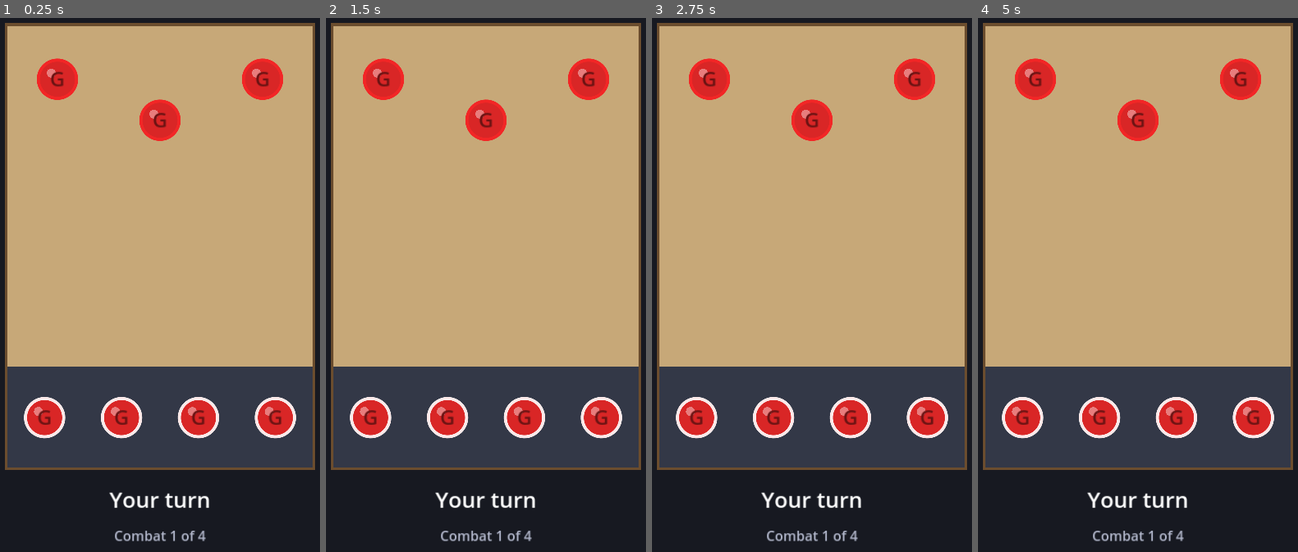
Above: before the commit, frames 1-4 (left to right).
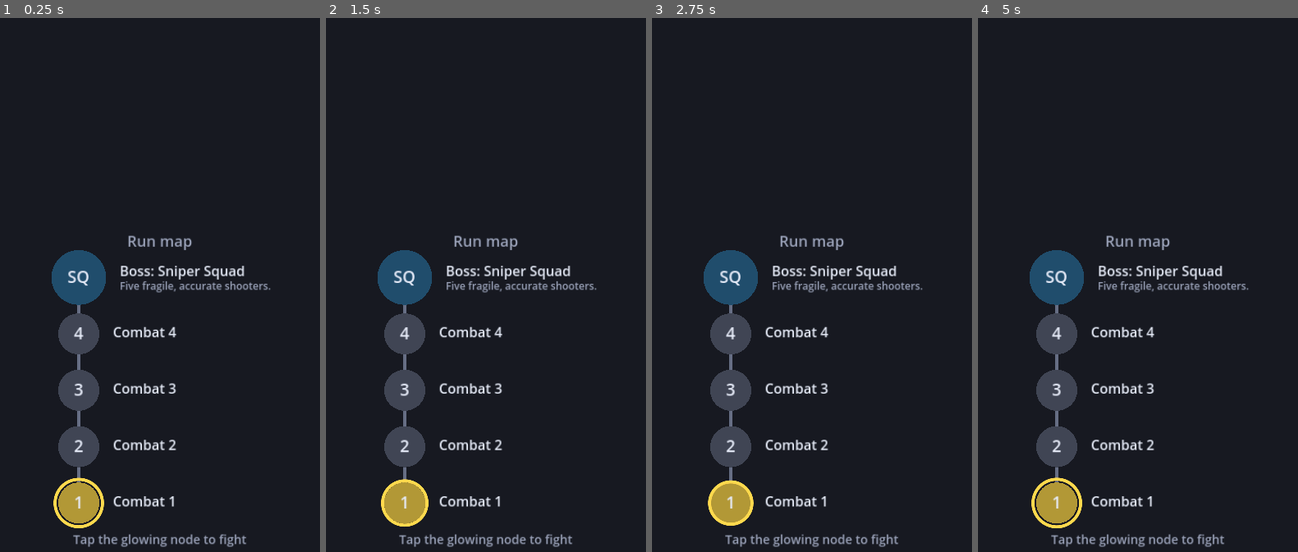
Above: after the commit, the same moments.

Repository: codercroft/Flick-Figures
Game: Godot game, scene res://scenes/map.tscn
Two runs of this game, one before a commit and one after it. Both use one fixed random seed, a clock stepped at 60 frames per second and the inputs below. Before the commit the project starts from res://scenes/main.tscn.
Inputs (mouse positions are in pixels of both pictures, inside the frame that each line leads up to):
- Up to frame 1 (0.25 s): no input
- Up to frame 2 (1.5 s): tap Enter at 0.5 s; move the mouse to (566, 194) at 0.52 s; click (566, 194) at 0.67 s; drag from (412, 263) to (466, 359) at 1.27 s
- Up to frame 3 (2.75 s): tap Space at 2 s; move the mouse to (850, 87) at 2.02 s; click (850, 87) at 2.17 s
- Up to frame 4 (5 s): drag from (1118, 359) to (1026, 130) at 2.77 s; tap Enter at 3.5 s; move the mouse to (1250, 327) at 3.52 s; click (1250, 327) at 3.67 s; drag from (1026, 130) to (1083, 66) at 4.27 s

The runs differ from the first frame. In frame 1, 82% of the frame differs, in the area x 1-99%, y 0-100%; in frame 2, 82%; in frame 3, 82%; in frame 4, 82%.

Commit message:
Add Big Bad and Sniper Squad bosses, run map, flick in any direction, AI recoil prediction
Co-Authored-By: Claude Sonnet 5.5 <noreply@anthropic.com>
Claude-Session: https://claude.ai/code/session_01CJYKLDzyQUZGsZgothDQCe

Diff:
--- a/project.godot
+++ b/project.godot
@@ -7,7 +7,7 @@
 [application]
 
 config/name="Flick Figures"
-run/main_scene="res://scenes/main.tscn"
+run/main_scene="res://scenes/map.tscn"
 config/features=PackedStringArray("4.3", "Mobile")
 
 [autoload]
--- a/resources/figure_registry.tres
+++ b/resources/figure_registry.tres
@@ -13,10 +13,12 @@
 [ext_resource type="Resource" path="res://resources/figures/mr_potential.tres" id="11"]
 [ext_resource type="Resource" path="res://resources/figures/sneaky_bomber.tres" id="12"]
 [ext_resource type="Resource" path="res://resources/figures/magnet.tres" id="13"]
-[ext_resource type="Resource" path="res://resources/figures/boss_brute.tres" id="14"]
+[ext_resource type="Script" path="res://scripts/boss_data.gd" id="14"]
+[ext_resource type="Resource" path="res://resources/figures/boss_big_bad.tres" id="15"]
+[ext_resource type="Resource" path="res://resources/figures/boss_sniper_squad.tres" id="16"]
 
 [resource]
 script = ExtResource("1")
 grunts = Array[ExtResource("2")]([ExtResource("3")])
 draftable = Array[ExtResource("2")]([ExtResource("7"), ExtResource("8"), ExtResource("9"), ExtResource("10"), ExtResource("4"), ExtResource("11"), ExtResource("12"), ExtResource("13"), ExtResource("5"), ExtResource("6")])
-bosses = Array[ExtResource("2")]([ExtResource("14")])
+bosses = Array[ExtResource("14")]([ExtResource("15"), ExtResource("16")])
--- /dev/null
+++ b/resources/figures/big_bad.tres
@@ -0,0 +1,20 @@
+[gd_resource type="Resource" script_class="FigureData" load_steps=2 format=3]
+
+[ext_resource type="Script" path="res://scripts/figure_data.gd" id="1"]
+
+[resource]
+script = ExtResource("1")
+display_name = "Big Bad"
+description = "Never flicks, just creeps toward your deck."
+label = "BB"
+icon = 2
+color = Color(0.4, 0.05, 0.12, 1)
+radius = 130.0
+mass = 10.0
+bounce = 0.7
+damping_multiplier = 1.5
+flick_power_multiplier = 1.0
+knockback_taken_multiplier = 1.0
+accuracy = 0.8
+can_flick = false
+creep_distance = 60.0
--- /dev/null
+++ b/resources/figures/boss_big_bad.tres
@@ -0,0 +1,13 @@
+[gd_resource type="Resource" script_class="BossData" load_steps=4 format=3]
+
+[ext_resource type="Script" path="res://scripts/boss_data.gd" id="1"]
+[ext_resource type="Script" path="res://scripts/figure_data.gd" id="2"]
+[ext_resource type="Resource" path="res://resources/figures/big_bad.tres" id="3"]
+
+[resource]
+script = ExtResource("1")
+display_name = "Big Bad"
+description = "Huge and heavy. Creeps toward your deck every turn."
+map_label = "BB"
+map_color = Color(0.55, 0.1, 0.18, 1)
+enemies = Array[ExtResource("2")]([ExtResource("3")])
--- a/resources/figures/boss_brute.tres
+++ /dev/null
@@ -1,18 +0,0 @@
-[gd_resource type="Resource" script_class="FigureData" load_steps=2 format=3]
-
-[ext_resource type="Script" path="res://scripts/figure_data.gd" id="1"]
-
-[resource]
-script = ExtResource("1")
-display_name = "Brute"
-description = "Huge and hard to move."
-label = "BOSS"
-icon = 2
-color = Color(0.45, 0.05, 0.1, 1)
-radius = 110.0
-mass = 8.0
-bounce = 0.7
-damping_multiplier = 1.0
-flick_power_multiplier = 3.0
-knockback_taken_multiplier = 0.4
-accuracy = 0.9
--- /dev/null
+++ b/resources/figures/boss_sniper_squad.tres
@@ -0,0 +1,13 @@
+[gd_resource type="Resource" script_class="BossData" load_steps=4 format=3]
+
+[ext_resource type="Script" path="res://scripts/boss_data.gd" id="1"]
+[ext_resource type="Script" path="res://scripts/figure_data.gd" id="2"]
+[ext_resource type="Resource" path="res://resources/figures/sniper.tres" id="3"]
+
+[resource]
+script = ExtResource("1")
+display_name = "Sniper Squad"
+description = "Five fragile, accurate shooters."
+map_label = "SQ"
+map_color = Color(0.25, 0.6, 0.85, 1)
+enemies = Array[ExtResource("2")]([ExtResource("3"), ExtResource("3"), ExtResource("3"), ExtResource("3"), ExtResource("3")])
--- /dev/null
+++ b/resources/figures/sniper.tres
@@ -0,0 +1,18 @@
+[gd_resource type="Resource" script_class="FigureData" load_steps=2 format=3]
+
+[ext_resource type="Script" path="res://scripts/figure_data.gd" id="1"]
+
+[resource]
+script = ExtResource("1")
+display_name = "Sniper"
+description = "Small, light and deadly accurate."
+label = "SN"
+icon = 1
+color = Color(0.75, 0.88, 1, 1)
+radius = 40.0
+mass = 0.4
+bounce = 0.7
+damping_multiplier = 1.0
+flick_power_multiplier = 1.2
+knockback_taken_multiplier = 1.0
+accuracy = 0.98
--- a/resources/run_config.tres
+++ b/resources/run_config.tres
@@ -11,5 +11,4 @@
 deck_size = 4
 grunts_per_combat = Array[int]([3, 2, 1, 0])
 enemies_per_combat = 3
-boss_grunts = 2
 reward_choices = 3
--- /dev/null
+++ b/scenes/map.tscn
@@ -0,0 +1,12 @@
+[gd_scene load_steps=2 format=3]
+
+[ext_resource type="Script" path="res://scripts/map.gd" id="1"]
+
+[node name="Map" type="Control"]
+layout_mode = 3
+anchors_preset = 15
+anchor_right = 1.0
+anchor_bottom = 1.0
+grow_horizontal = 2
+grow_vertical = 2
+script = ExtResource("1")
--- a/scripts/board.gd
+++ b/scripts/board.gd
@@ -14,6 +14,13 @@
 @export var board_color := Color(0.78, 0.66, 0.47)
 @export var border_color := Color(0.42, 0.3, 0.18)
 @export var deck_color := Color(0.2, 0.22, 0.28)
+## Faint line shown when a boss creeps toward your deck: where it has to get to.
+@export var deck_line_color := Color(1.0, 0.3, 0.3, 0.6)
+
+var show_deck_line := false:
+	set(value):
+		show_deck_line = value
+		queue_redraw()
 
 
 func get_table_rect() -> Rect2:
@@ -24,3 +31,6 @@
 	draw_rect(board_rect, board_color)
 	draw_rect(deck_rect, deck_color)
 	draw_rect(get_table_rect(), border_color, false, 8.0)
+	if show_deck_line:
+		var y := deck_rect.position.y
+		draw_dashed_line(Vector2(board_rect.position.x, y), Vector2(board_rect.end.x, y), deck_line_color, 10.0, 28.0)
--- /dev/null
+++ b/scripts/boss_data.gd
@@ -0,0 +1,12 @@
+class_name BossData
+extends Resource
+## One boss fight. Its enemy figures carry the stats you tune (mass, accuracy, flick power,
+## creep distance), so edit those in resources/figures/ (e.g. big_bad.tres, sniper.tres).
+
+@export var display_name := "Boss"
+@export_multiline var description := ""
+## Placeholder text and color for this boss's node on the run map.
+@export var map_label := "B"
+@export var map_color := Color(0.8, 0.2, 0.2)
+## The enemy figures for the boss fight, left to right.
+@export var enemies: Array[FigureData] = []
--- a/scripts/enemy_ai.gd
+++ b/scripts/enemy_ai.gd
@@ -7,9 +7,12 @@
 @export_group("Candidate shots")
 ## Angles (degrees) tried either side of the straight line to each player figure.
 @export var angle_offsets_degrees: Array[float] = [-10.0, -5.0, 0.0, 5.0, 10.0]
-## Flick powers tried, as a fraction of the enemy's maximum flick speed. Higher = enemies hit
-## harder and knock more of your figures off (at full power they can wipe out your deck).
+## Flick powers tried, as a fraction of the enemy's top speed. Higher = enemies hit harder and
+## knock more of your figures off (at full power they can wipe out your deck).
 @export var power_levels: Array[float] = [0.3, 0.45, 0.6]
+## The speed (px/s) that a power level of 1.0 means for a figure with flick power 1. A figure with
+## flick power 2 (like the snipers' 1.6) gets that multiple, up to what it physically can flick.
+@export var reference_speed := 2400.0
 
 @export_group("Scoring")
 ## Score for a first hit on a player figure.
@@ -28,8 +31,6 @@
 @export var ally_align_degrees := 8.0
 ## Penalty if the shooter would probably slide off the table.
 @export var shooter_off_penalty := 120.0
-## Fraction of its speed the shooter is guessed to keep after a hit (to predict where it ends up).
-@export var shooter_carry := 0.4
 ## Attacks scoring below this are skipped in favor of repositioning.
 @export var min_attack_score := 40.0
 
@@ -64,6 +65,7 @@
 	var shape := CircleShape2D.new()
 	shape.radius = enemy.radius
 	var max_speed := max_force * enemy.data.flick_power_multiplier / enemy.mass
+	var top_speed := minf(max_speed, reference_speed * enemy.data.flick_power_multiplier)
 
 	var best := {}
 	for target in players:
@@ -73,7 +75,7 @@
 		for offset in angle_offsets_degrees:
 			var direction := to_target.normalized().rotated(deg_to_rad(offset))
 			for level in power_levels:
-				var shot := _score_attack(enemy, shape, direction, level * max_speed, max_speed, players, table)
+				var shot := _score_attack(enemy, shape, direction, level * top_speed, top_speed, players, table)
 				if not shot.is_empty() and (best.is_empty() or shot.score > best.score):
 					best = shot
 
@@ -125,9 +127,13 @@
 		else:
 			score = -ally_hit_penalty
 
-	# Would the shooter itself slide off? (Guess where it ends up after the hit.)
-	var end_distance := hit_distance + hit_speed * shooter_carry / enemy.linear_damp
-	if end_distance >= _distance_to_edge(enemy.global_position, direction, table):
+	# Would the shooter itself slide off? Guess an elastic hit: it keeps (m1 - m2) / (m1 + m2) of
+	# its speed, so a light shooter hitting a heavy target bounces back (negative).
+	var carry := (enemy.mass - other.mass) / (enemy.mass + other.mass)
+	var contact := enemy.global_position + direction * hit_distance
+	var slide := absf(hit_speed * carry) / enemy.linear_damp
+	var slide_direction := direction if carry >= 0.0 else -direction
+	if slide >= _distance_to_edge(contact, slide_direction, table):
 		score -= shooter_off_penalty
 
 	return {"kind": kind, "score": score, "direction": direction, "speed": speed, "distance": hit_distance}
--- a/scripts/figure_data.gd
+++ b/scripts/figure_data.gd
@@ -22,5 +22,10 @@
 @export var knockback_taken_multiplier := 1.0
 ## Enemy aim quality: 1 = perfect, 0 = the widest aim error (set on the EnemyAI node).
 @export_range(0.0, 1.0) var accuracy := 0.8
+## Enemy AI: false means this figure never flicks.
+@export var can_flick := true
+## After every enemy turn this figure slides this far (px) toward the player's deck. 0 = it never does.
+## If it reaches the deck line, the player loses.
+@export var creep_distance := 0.0
 ## Optional special behavior. Pick a FigureAbility subclass (e.g. BomboAbility) in the Inspector.
 @export var ability: FigureAbility
--- a/scripts/figure_registry.gd
+++ b/scripts/figure_registry.gd
@@ -9,14 +9,14 @@
 
 
 ## Boss figures, one of which a run picks to end on.
-@export var bosses: Array[FigureData] = []
+@export var bosses: Array[BossData] = []
 
 
 func random_grunt() -> FigureData:
 	return grunts.pick_random() if not grunts.is_empty() else null
 
 
-func random_boss() -> FigureData:
+func random_boss() -> BossData:
 	return bosses.pick_random() if not bosses.is_empty() else null
 
 
--- a/scripts/main.gd
+++ b/scripts/main.gd
@@ -4,6 +4,7 @@
 enum State { PLAYER_TURN, AIMING, SETTLING, ENEMY_TURN, GAME_OVER }
 
 const REWARD_SCENE := "res://scenes/reward.tscn"
+const MAP_SCENE := "res://scenes/map.tscn"
 
 @export var figure_scene: PackedScene
 
@@ -59,6 +60,7 @@
 	ui.show_progress(RunManager.progress_text())
 	_spawn_players()
 	_spawn_enemies()
+	board.show_deck_line = _has_creeper()
 	_start_player_turn()
 
 
@@ -97,7 +99,7 @@
 		State.GAME_OVER:
 			if _can_restart:
 				RunManager.start_new_run()
-				get_tree().reload_current_scene()
+				get_tree().change_scene_to_file(MAP_SCENE)
 
 
 # --- Player turn: reload, aim, flick -----------------------------------------
@@ -167,11 +169,12 @@
 	_state = State.PLAYER_TURN
 
 
-## The flick is opposite the drag. Drag down = flick up. Zero means "no flick".
+## The flick is opposite the drag, in any direction: drag down = flick up, drag up = flick down.
+## Zero means "no flick".
 func _flick_impulse(pos: Vector2) -> Vector2:
 	var drag := pos - _touch_start
 	var pull := minf(drag.length(), max_pull_distance)
-	if pull < min_pull_distance or drag.y <= 0.0:
+	if pull < min_pull_distance:
 		return Vector2.ZERO
 	var full_force := max_flick_force * _aim_figure.data.flick_power_multiplier
 	return -drag.normalized() * (pull / max_pull_distance) * full_force
@@ -209,7 +212,7 @@
 	ui.show_enemy_turn()
 	ai.clear_debug()
 	for enemy in _enemies.duplicate():
-		if enemy.knocked_off:
+		if enemy.knocked_off or not enemy.data.can_flick:
 			continue
 		await get_tree().physics_frame  # the AI shape-casts in the physics space
 		var impulse := ai.choose_shot(enemy, _players, board.get_table_rect(), max_flick_force)
@@ -220,7 +223,39 @@
 		await _wait_until_settled()
 		if _check_game_over():
 			return
+	# Creepers (like Big Bad) slide toward your deck at the end of every enemy turn.
+	for enemy in _enemies.duplicate():
+		if enemy.knocked_off or enemy.data.creep_distance <= 0.0:
+			continue
+		await get_tree().create_timer(enemy_think_time).timeout
+		_creep(enemy)
+		await _wait_until_settled()
+		if _check_game_over():
+			return
 	_start_player_turn()
+
+
+## Slides the figure straight toward the deck by its creep_distance (same maths as the aim line:
+## slide distance = (speed - stop_speed) / damping).
+func _creep(enemy: Figure) -> void:
+	var speed := enemy.data.creep_distance * enemy.linear_damp + enemy.stop_speed
+	enemy.launch(Vector2.DOWN * speed * enemy.mass)
+
+
+func _has_creeper() -> bool:
+	for enemy in _enemies:
+		if enemy.data.creep_distance > 0.0:
+			return true
+	return false
+
+
+## A creeper has reached the deck line when its front edge touches the top of the deck.
+func _deck_line_breached() -> bool:
+	var line: float = board.deck_rect.position.y
+	for enemy in _enemies:
+		if enemy.data.creep_distance > 0.0 and enemy.global_position.y + enemy.radius >= line:
+			return true
+	return false
 
 
 func _wait_until_settled() -> void:
@@ -240,7 +275,7 @@
 	if _enemies.is_empty():
 		_end_game(true)
 		return true
-	if _players.is_empty():
+	if _players.is_empty() or _deck_line_breached():
 		_end_game(false)
 		return true
 	return false
--- /dev/null
+++ b/scripts/map.gd
@@ -0,0 +1,95 @@
+extends Control
+## The run map, shown before each combat: nodes from bottom to top (the combats, then the boss).
+## Done nodes are checked, the current node glows, and tapping it starts the combat.
+## Placeholder shapes and text for now. All of it sits in the bottom half of the screen.
+
+const COMBAT_SCENE := "res://scenes/main.tscn"
+const COMBAT_RADIUS := 60.0
+const BOSS_RADIUS := 80.0
+
+@export var done_color := Color(0.3, 0.5, 0.36)
+@export var current_color := Color(1.0, 0.85, 0.3)
+@export var future_color := Color(0.25, 0.27, 0.33)
+@export var line_color := Color(0.4, 0.43, 0.52)
+@export var text_color := Color(0.9, 0.92, 0.97)
+@export var dim_text_color := Color(0.6, 0.63, 0.72)
+
+var _time := 0.0
+
+
+func _process(delta: float) -> void:
+	_time += delta
+	queue_redraw()  # the current node pulses
+
+
+func _gui_input(event: InputEvent) -> void:
+	if event is InputEventMouseButton and event.pressed and event.button_index == MOUSE_BUTTON_LEFT:
+		var current := RunManager.combat_index
+		if event.position.distance_to(_node_center(current)) <= _node_radius(current) + 30.0:
+			get_tree().change_scene_to_file(COMBAT_SCENE)
+
+
+func _node_count() -> int:
+	return RunManager.combat_count() + 1
+
+
+func _is_boss(index: int) -> bool:
+	return index >= RunManager.combat_count()
+
+
+func _node_radius(index: int) -> float:
+	return BOSS_RADIUS if _is_boss(index) else COMBAT_RADIUS
+
+
+## Node 0 is at the bottom, the boss at the top, all within the bottom half of the screen.
+func _node_center(index: int) -> Vector2:
+	var top := size.y * 0.5 + 140.0
+	var bottom := size.y - 160.0
+	return Vector2(size.x * 0.28, lerpf(bottom, top, float(index) / (_node_count() - 1)))
+
+
+func _draw() -> void:
+	var font := ThemeDB.fallback_font
+	draw_string(font, Vector2(0.0, size.y * 0.5 + 50.0), "Run map", HORIZONTAL_ALIGNMENT_CENTER, size.x, 44, dim_text_color)
+	for i in _node_count() - 1:
+		draw_line(_node_center(i), _node_center(i + 1), line_color, 8.0, true)
+	for i in _node_count():
+		_draw_node(font, i)
+	draw_string(font, Vector2(0.0, size.y - 40.0), "Tap the glowing node to fight", HORIZONTAL_ALIGNMENT_CENTER, size.x, 36, dim_text_color)
+
+
+func _draw_node(font: Font, index: int) -> void:
+	var center := _node_center(index)
+	var radius := _node_radius(index)
+	var is_done := index < RunManager.combat_index
+	var is_current := index == RunManager.combat_index
+	var boss := _is_boss(index)
+
+	var fill := future_color
+	if boss:
+		fill = RunManager.boss.map_color.darkened(0.5 if not is_current else 0.0)
+	elif is_done:
+		fill = done_color
+	elif is_current:
+		fill = current_color.darkened(0.3)
+	draw_circle(center, radius, fill)
+
+	if is_current:
+		var pulse := 6.0 + 4.0 * sin(_time * 4.0)
+		draw_arc(center, radius + pulse, 0.0, TAU, 48, current_color, 8.0, true)
+
+	# Placeholder icon: a number for combats, the boss's own label for the boss.
+	var label := RunManager.boss.map_label if boss else str(index + 1)
+	draw_string(font, center + Vector2(-radius, 16.0), label, HORIZONTAL_ALIGNMENT_CENTER, radius * 2.0, 48, text_color)
+	if is_done:
+		draw_polyline(PackedVector2Array([center + Vector2(-22, 38), center + Vector2(-8, 52), center + Vector2(22, 22)]), text_color, 8.0, true)
+
+	# Name beside the node.
+	var text_pos := center + Vector2(radius + 40.0, -4.0)
+	if boss:
+		draw_string(font, text_pos, "Boss: %s" % RunManager.boss.display_name, HORIZONTAL_ALIGNMENT_LEFT, -1, 40, text_color)
+		draw_multiline_string(font, text_pos + Vector2(0.0, 40.0), RunManager.boss.description,
+				HORIZONTAL_ALIGNMENT_LEFT, size.x - text_pos.x - 30.0, 30, 3, dim_text_color)
+	else:
+		var name_text := "Combat %d%s" % [index + 1, " (cleared)" if is_done else ""]
+		draw_string(font, text_pos + Vector2(0.0, 14.0), name_text, HORIZONTAL_ALIGNMENT_LEFT, -1, 40, dim_text_color if is_done else text_color)
--- a/scripts/reward.gd
+++ b/scripts/reward.gd
@@ -2,7 +2,7 @@
 ## Reward screen after a won combat: pick 1 of 3 figures, then pick which of yours it replaces.
 ## Everything the player taps is in the bottom half of the screen.
 
-const COMBAT_SCENE := "res://scenes/main.tscn"
+const MAP_SCENE := "res://scenes/map.tscn"
 const OFFER_CARD_HEIGHT := 220.0
 const REPLACE_CARD_HEIGHT := 150.0
 
@@ -55,7 +55,7 @@
 
 func _on_replace_chosen(slot: int) -> void:
 	RunManager.replace_figure(slot, _chosen)
-	get_tree().change_scene_to_file(COMBAT_SCENE)
+	get_tree().change_scene_to_file(MAP_SCENE)
 
 
 func _add_card(data: FigureData, card_height: float) -> FigureCard:
--- a/scripts/run_config.gd
+++ b/scripts/run_config.gd
@@ -11,7 +11,5 @@
 ## The rest are random non-grunts. (Default: 3 grunts, then 2+1, 1+2, and 0+3.)
 @export var grunts_per_combat: Array[int] = [3, 2, 1, 0]
 @export var enemies_per_combat := 3
-## The boss fight is the boss plus this many grunts.
-@export var boss_grunts := 2
 ## How many figures the reward screen offers.
 @export var reward_choices := 3
--- a/scripts/run_manager.gd
+++ b/scripts/run_manager.gd
@@ -7,7 +7,7 @@
 var deck: Array[FigureData] = []
 ## 0 to combat_count() - 1 are the normal combats; combat_count() is the boss fight.
 var combat_index := 0
-var boss: FigureData
+var boss: BossData
 ## The enemies for the current combat.
 var enemies: Array[FigureData] = []
 
@@ -73,9 +73,7 @@
 	enemies.clear()
 	var registry := config.registry
 	if is_boss_combat():
-		for i in config.boss_grunts:
-			enemies.append(registry.random_grunt())
-		enemies.insert(enemies.size() / 2, boss)  # boss in the middle
+		enemies.append_array(boss.enemies)
 		return
 	var grunt_count := config.grunts_per_combat[combat_index]
 	for i in grunt_count:
Not shown: 1 places in resources/figure_registry.tres that only renumber resources
Not shown, changed: CLAUDE.md
